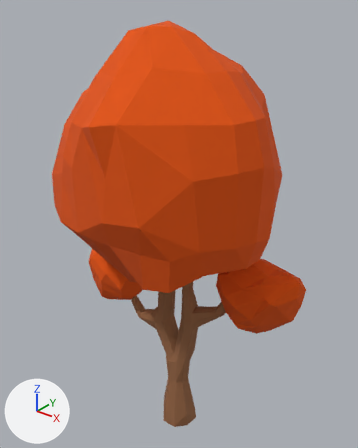
What one commit did to the glTF model assets/models/trees/tree-autumn-complete/tree-autumn-complete-3-007.glb.
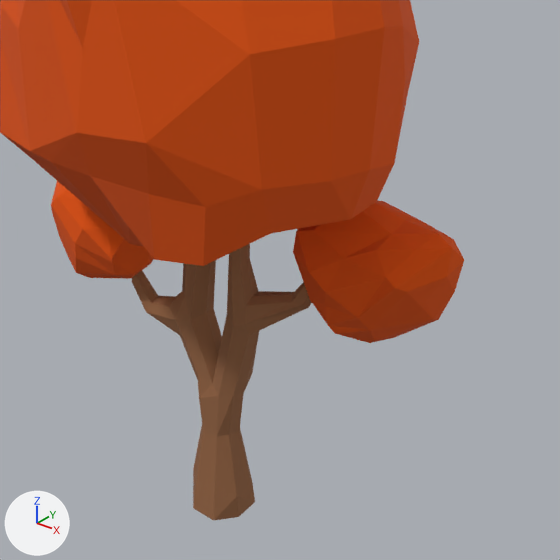
There are two pictures of each version: one whole from a 50 mm camera at (1.003, -1.309, 4.955) aimed at (-0.18, 0.169, 4.039), one close up on the part from 17% to 100% of the width and 34% to 100% of the height. Lighting does not change. The marker at lower left points along +X, +Y and +Z. The older version's two pictures come first. Where no turn or scale is listed for an object, it has been applied to the vertices. Vertices at exactly the same position are counted once.

The scene before the commit, as lines of its bpy script (objects in view):
```python
me_object_440 = bpy.data.meshes.new('Object_440')
me_object_440.from_pydata(...)  # 258 vertices, 504 faces; spans x -0.49..0.549, y -0.473..0.424, z -0.483..0.805
me_object_440.materials.append(mat_orange)  # orange #e55400
me_object_441 = bpy.data.meshes.new('Object_441')
me_object_441.from_pydata(...)  # 125 vertices, 246 faces; spans x -0.263..0.262, y -0.087..0.078, z -0.617..0.443
me_object_441.materials.append(mat_brown_001)  # brown #956543
ob_object_836 = bpy.data.objects.new('Object_836', me_object_440)
ob_object_836.location = (-0.173, 0.144, 4.035)
ob_object_838 = bpy.data.objects.new('Object_838', me_object_441)
ob_object_838.location = (-0.174, 0.145, 3.601)
```
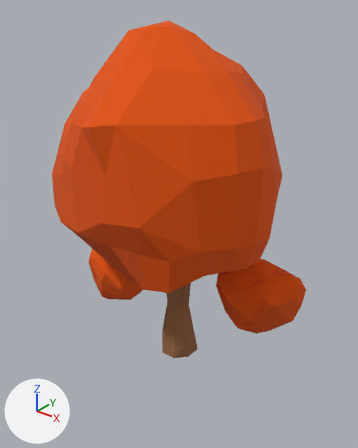
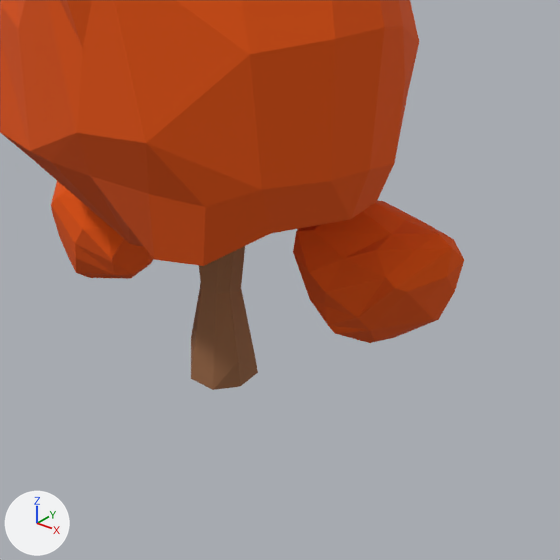
The newer file is also turned or shifted as a whole; pictures and numbers use the older file's frame.

Where the change shows, as pixel boxes (x1, y1, x2, y2) in the close-ups (560 x 560 px):
'Object_838', moved: before (132, 244, 312, 520); after (191, 246, 258, 390)

What the commit changed:
me_object_441 is used by ob_object_838; location (-0.174, 0.145, 3.601).
me_object_441 had 125 vertices, 246 faces and spanned x -0.263..0.262, y -0.087..0.078, z -0.617..0.443.
me_object_441 now has 125 vertices, 246 faces and spans x -0.263..0.262, y -0.087..0.078, z -0.184..0.877.
me_object_441 part 1: the whole mesh is moved by (0.0, 0.0, 0.433).
